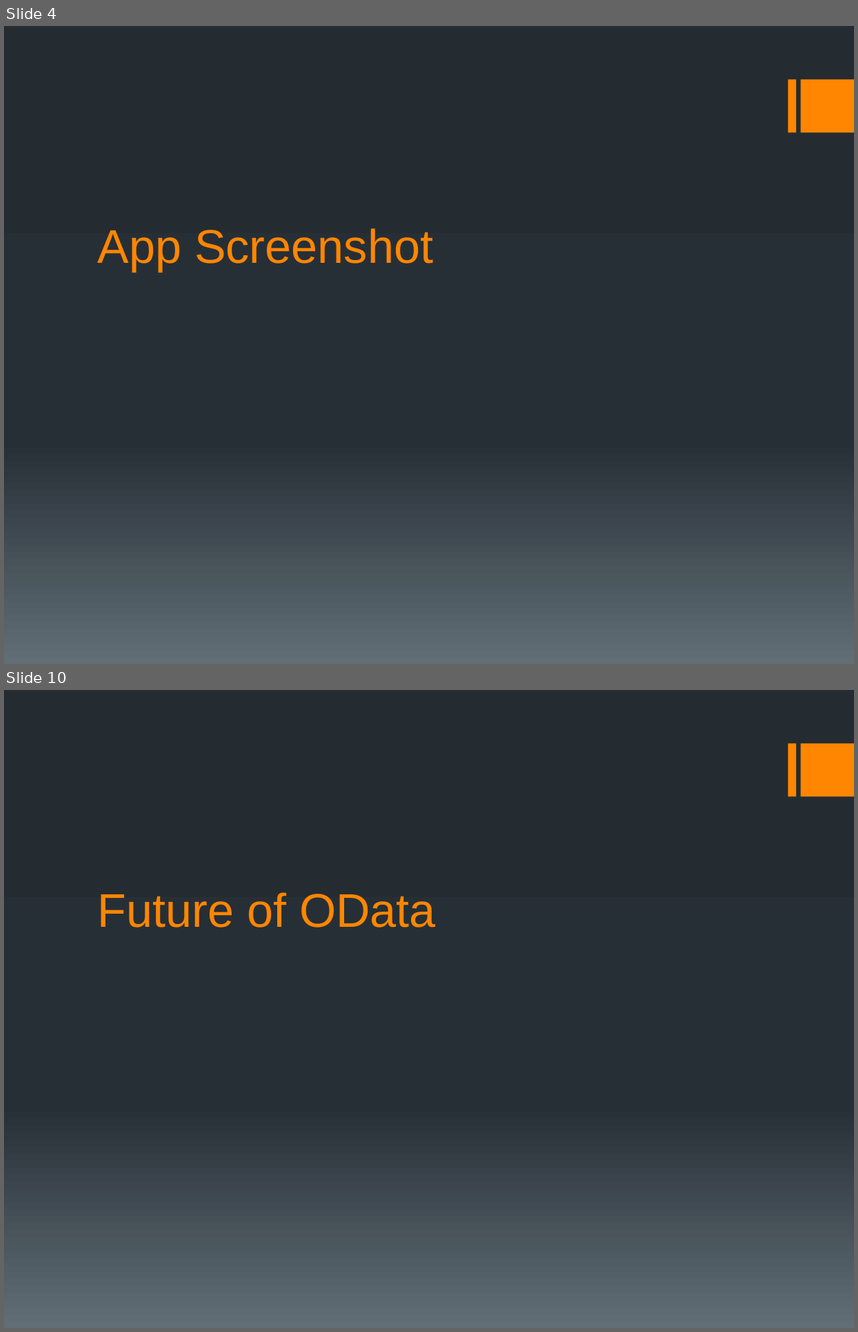
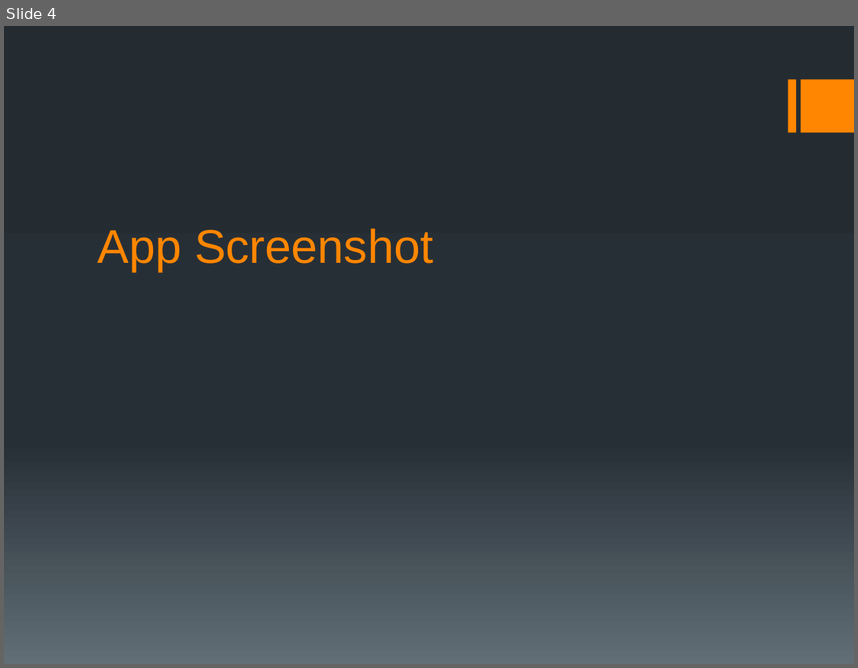
Before and after one commit to fleupold/odataerp, a slide deck: presentation/ODataERP II.pptx. Shown one above the other, each under a label of ours: slides 4 and 10 before the commit, slide 4 after it; the slides between them are not shown. The pictures are 858x1332 and 858x668 pixels, drawn with LibreOffice and Linux fonts; fonts in the diff are those of the drawing; background and template pictures are left out. Boxes give left, top, right and bottom in pixels: in the first picture for what was removed or moved away, otherwise in the second. Text is boxed around its words. In the diff, an @@ line names an element or a change of style, - is before the commit and + after.

```diff
--- a/presentation/ODataERP II.pptx
+++ b/presentation/ODataERP II.pptx
@@ slide 10 removed at (4, 690, 854, 1328), background gradient #242C33 to #273037 to #636D76; not listed: 2 template elements that a slide beside it also shows @@
@@ title removed at (98, 892, 436, 927) @@
-Future of OData
```
Also in this commit, not shown: 8 slides changed, 1 slide added, 2 other files.
